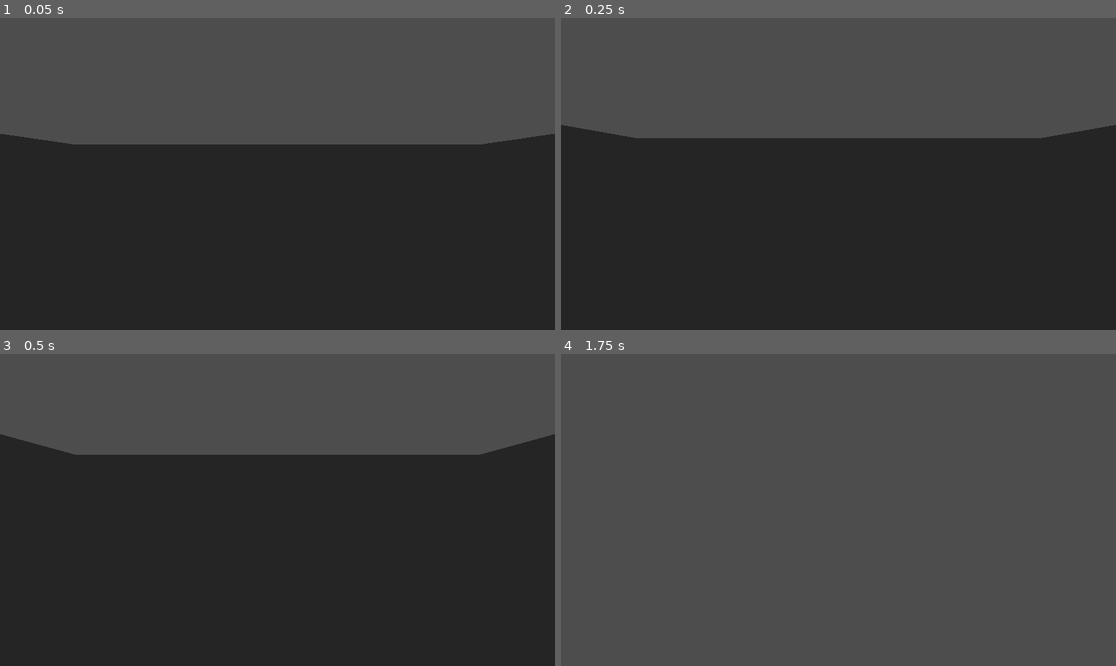
Above: before the commit, frames 1-4 (two rows, left to right).
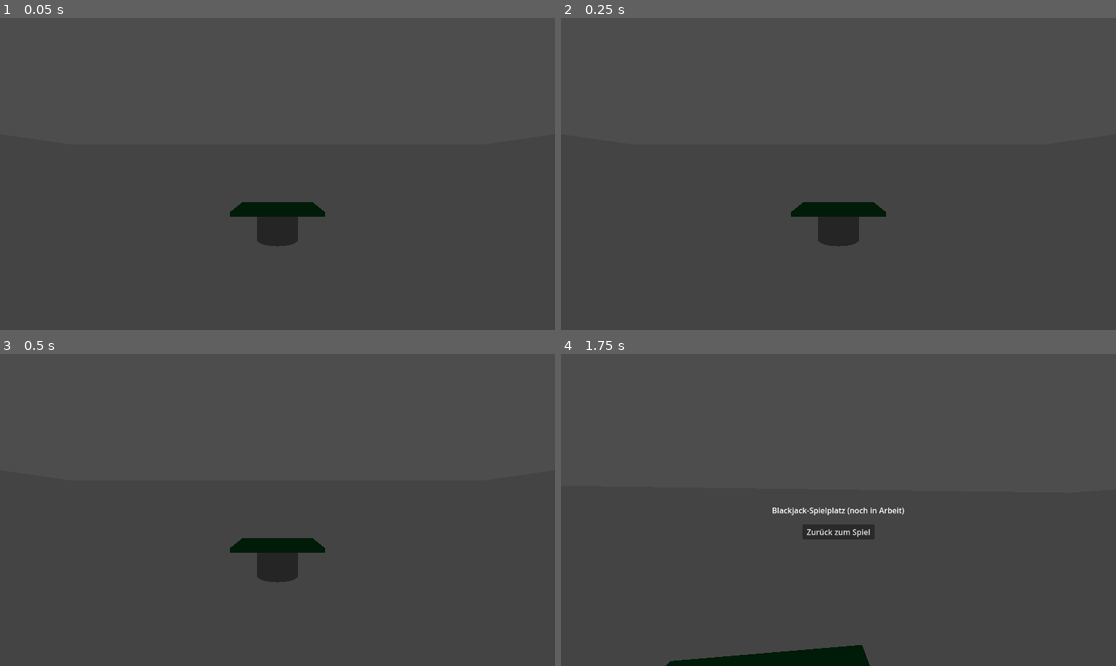
Above: after the commit, the same moments.

Repository: espam-clap/test1
Game: Godot game, scene res://scenes/blackjack.tscn
The game is run twice, just before and just after one commit, with the same random seed, the same clock (stepped at 60 frames per second) and the same inputs.
Inputs (mouse positions are in pixels of both pictures, inside the frame that each line leads up to):
- Up to frame 1 (0.05 s): no input
- Up to frame 2 (0.25 s): no input
- Up to frame 3 (0.5 s): no input
- Up to frame 4 (1.75 s): tap Enter (ui_accept) at 0.5, 0.77, 1.52 s; move the mouse to (866, 510) at 0.52 s; hold Up (ui_up) from 0.53 s (still down); move the mouse to (810, 510) at 1.27 s

The runs differ from the first frame. In frame 1, 59% of the frame differs, in the area x 0-100%, y 37-100%; in frame 2, 61%; in frame 3, 68%, in the area x 0-100%, y 25-100%; in frame 4, 2.3%.

Commit message:
This commit addresses several improvements to the 3D room:
1.  **Floor Collision:** The floor has been converted to a `StaticBody3D` with a `CollisionShape3D` to ensure it is a solid surface that you cannot fall through.
2.  **Room Colors:** New materials have been created and applied to color the room. The floor and walls are now white.
3.  **Table Color:** The blackjack tabletop has been colored green to give it a more traditional appearance.

Diff:
--- a/Spielsucht/scenes/world_3d.tscn
+++ b/Spielsucht/scenes/world_3d.tscn
@@ -1,11 +1,20 @@
-[gd_scene load_steps=13 format=3 uid="uid://dpsvj8a78w7n7"]
+[gd_scene load_steps=16 format=3 uid="uid://dpsvj8a78w7n7"]
 
 [ext_resource type="Environment" path="res://default_env.tres" id="1_abcde"]
 [ext_resource type="PackedScene" uid="uid://b1x2y3z4a5b6" path="res://scenes/player.tscn" id="2_fghij"]
 [ext_resource type="PackedScene" uid="uid://c7xqy8f6w5e4g" path="res://scenes/blackjack.tscn" id="3_klmno"]
 
+[sub_resource type="StandardMaterial3D" id="WhiteMaterial_12345"]
+albedo_color = Color(0.9, 0.9, 0.9, 1)
+
+[sub_resource type="StandardMaterial3D" id="GreenMaterial_67890"]
+albedo_color = Color(0.101961, 0.419608, 0.207843, 1)
+
 [sub_resource type="PlaneMesh" id="PlaneMesh_klmno"]
 size = Vector2(20, 20)
+
+[sub_resource type="BoxShape3D" id="BoxShape3D_floor"]
+size = Vector3(20, 0.2, 20)
 
 [sub_resource type="BoxMesh" id="BoxMesh_abcde"]
 size = Vector3(2, 0.1, 1.5)
@@ -39,8 +48,15 @@
 [node name="WorldEnvironment" type="WorldEnvironment" parent="."]
 environment = ExtResource("1_abcde")
 
-[node name="Floor" type="MeshInstance3D" parent="."]
+[node name="Floor" type="StaticBody3D" parent="."]
+
+[node name="MeshInstance3D" type="MeshInstance3D" parent="Floor"]
 mesh = SubResource("PlaneMesh_klmno")
+surface_material_override/0 = SubResource("WhiteMaterial_12345")
+
+[node name="CollisionShape3D" type="CollisionShape3D" parent="Floor"]
+transform = Transform3D(1, 0, 0, 0, 1, 0, 0, 0, 1, 0, -0.1, 0)
+shape = SubResource("BoxShape3D_floor")
 
 [node name="Player" parent="." instance=ExtResource("2_fghij")]
 transform = Transform3D(1, 0, 0, 0, 1, 0, 0, 0, 1, 0, 1, 0)
@@ -51,6 +67,7 @@
 [node name="TableTop" type="MeshInstance3D" parent="BlackjackTable"]
 transform = Transform3D(1, 0, 0, 0, 1, 0, 0, 0, 1, 0, 0.75, 0)
 mesh = SubResource("BoxMesh_abcde")
+surface_material_override/0 = SubResource("GreenMaterial_67890")
 
 [node name="TableBase" type="MeshInstance3D" parent="BlackjackTable"]
 transform = Transform3D(1, 0, 0, 0, 1, 0, 0, 0, 1, 0, 0.375, 0)
@@ -74,6 +91,7 @@
 transform = Transform3D(1, 0, 0, 0, 1, 0, 0, 0, 1, 0, 1.5, -10)
 [node name="MeshInstance3D" type="MeshInstance3D" parent="Walls/NorthWall"]
 mesh = SubResource("WallMeshNS_12345")
+surface_material_override/0 = SubResource("WhiteMaterial_12345")
 [node name="CollisionShape3D" type="CollisionShape3D" parent="Walls/NorthWall"]
 shape = SubResource("WallShapeNS_67890")
 
@@ -81,6 +99,7 @@
 transform = Transform3D(1, 0, 0, 0, 1, 0, 0, 0, 1, 0, 1.5, 10)
 [node name="MeshInstance3D" type="MeshInstance3D" parent="Walls/SouthWall"]
 mesh = SubResource("WallMeshNS_12345")
+surface_material_override/0 = SubResource("WhiteMaterial_12345")
 [node name="CollisionShape3D" type="CollisionShape3D" parent="Walls/SouthWall"]
 shape = SubResource("WallShapeNS_67890")
 
@@ -88,6 +107,7 @@
 transform = Transform3D(1, 0, 0, 0, 1, 0, 0, 0, 1, 10, 1.5, 0)
 [node name="MeshInstance3D" type="MeshInstance3D" parent="Walls/EastWall"]
 mesh = SubResource("WallMeshEW_abcde")
+surface_material_override/0 = SubResource("WhiteMaterial_12345")
 [node name="CollisionShape3D" type="CollisionShape3D" parent="Walls/EastWall"]
 shape = SubResource("WallShapeEW_fghij")
 
@@ -95,6 +115,7 @@
 transform = Transform3D(1, 0, 0, 0, 1, 0, 0, 0, 1, -10, 1.5, 0)
 [node name="MeshInstance3D" type="MeshInstance3D" parent="Walls/WestWall"]
 mesh = SubResource("WallMeshEW_abcde")
+surface_material_override/0 = SubResource("WhiteMaterial_12345")
 [node name="CollisionShape3D" type="CollisionShape3D" parent="Walls/WestWall"]
 shape = SubResource("WallShapeEW_fghij")
 
